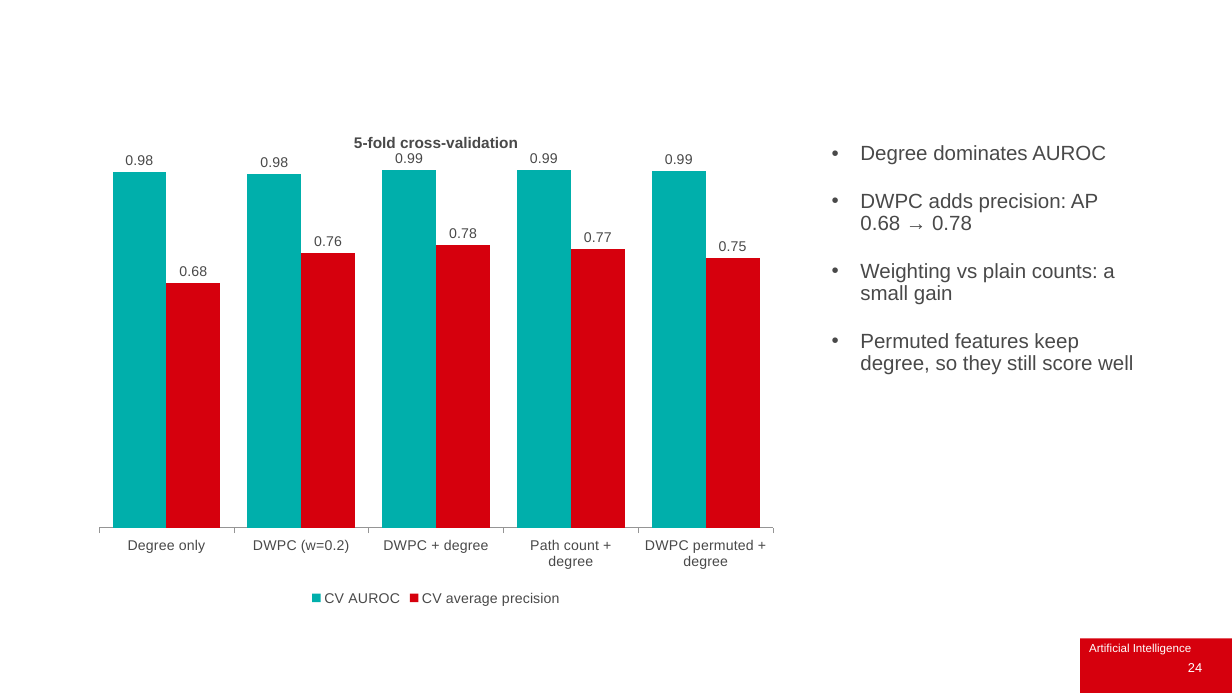
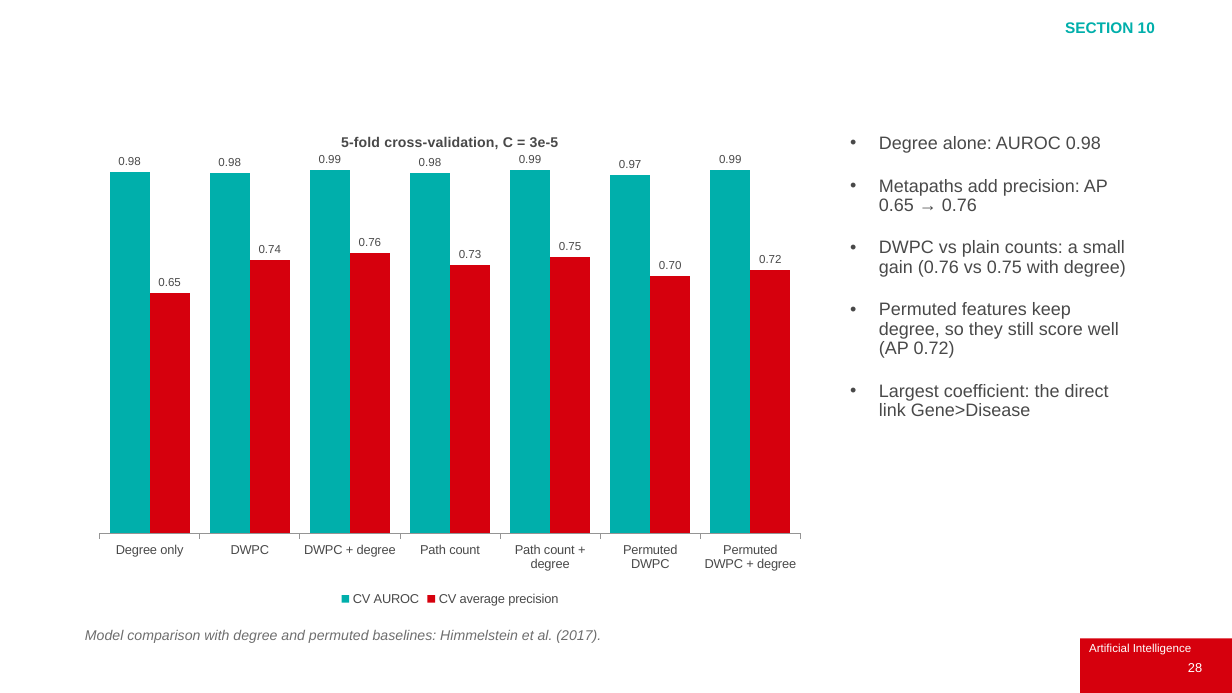
Before and after one commit to IainStyles/Knowledge-Engineering-2026, a slide deck: slide 28 of Slides/ECS8052 Week 8 2026-11-16 Part 1.pptx (slide 24 before the commit). Drawn at 1232x693 pixels with LibreOffice and Linux fonts; fonts in the diff are those of the drawing; background and template pictures are left out. Boxes give left, top, right and bottom in pixels: in the first picture for what was removed or moved away, otherwise in the second. Text is boxed around its words. In the diff, an @@ line names an element or a change of style, - is before the commit and + after.

```diff
--- a/Slides/ECS8052 Week 8 2026-11-16 Part 1.pptx
+++ b/Slides/ECS8052 Week 8 2026-11-16 Part 1.pptx
@@ text added at (x1=1065, y1=22, x2=1155, y2=33), 12 pt, text #00AFAB, bold @@
+SECTION 10
@@ column chart at (x1=85, y1=116, x2=815, y2=610) @@
@@ title "5-fold cross-validation" to "5-fold cross-validation, C = 3e-5" @@
-categories: Degree only, DWPC (w=0.2), DWPC + degree, Path count + degree, DWPC permuted + degree
+categories: Degree only, DWPC, DWPC + degree, Path count, Path count + degree, Permuted DWPC, Permuted DWPC + degree
-CV AUROC: 0.98, 0.98, 0.99, 0.99, 0.99
+CV AUROC: 0.98, 0.98, 0.99, 0.98, 0.99, 0.97, 0.98
@@ data labels of CV AUROC changed @@
-CV average precision: 0.68, 0.76, 0.78, 0.77, 0.75
+CV average precision: 0.65, 0.74, 0.76, 0.73, 0.75, 0.7, 0.72
@@ data labels of CV average precision changed @@
@@ legend changed @@
@@ lettering changed @@
@@ column chart resized from (x1=85, y1=116, x2=787, y2=610) to (x1=85, y1=116, x2=815, y2=610) @@
@@ text at (x1=879, y1=136, x2=1126, y2=416): text changed; size 16 to 14 pt @@
-• Degree dominates AUROC
-• DWPC adds precision: AP 0.68 → 0.78
-• Weighting vs plain counts: a small gain
-• Permuted features keep degree, so they still score well
+• Degree alone: AUROC 0.98
+• Metapaths add precision: AP 0.65 → 0.76
+• DWPC vs plain counts: a small gain (0.76 vs 0.75 with degree)
+• Permuted features keep degree, so they still score well (AP 0.72)
+• Largest coefficient: the direct link Gene>Disease
@@ text added at (x1=85, y1=630, x2=601, y2=643), 11 pt, text #6E6E6E, italic @@
+Model comparison with degree and permuted baselines: Himmelstein et al. (2017).
@@ page number at (x1=1188, y1=663, x2=1202, y2=672): text changed @@
-24
+28
```
Also in this commit, not shown: 20 other slides changed, 14 slides added, 6 slides removed, 17 other files.
